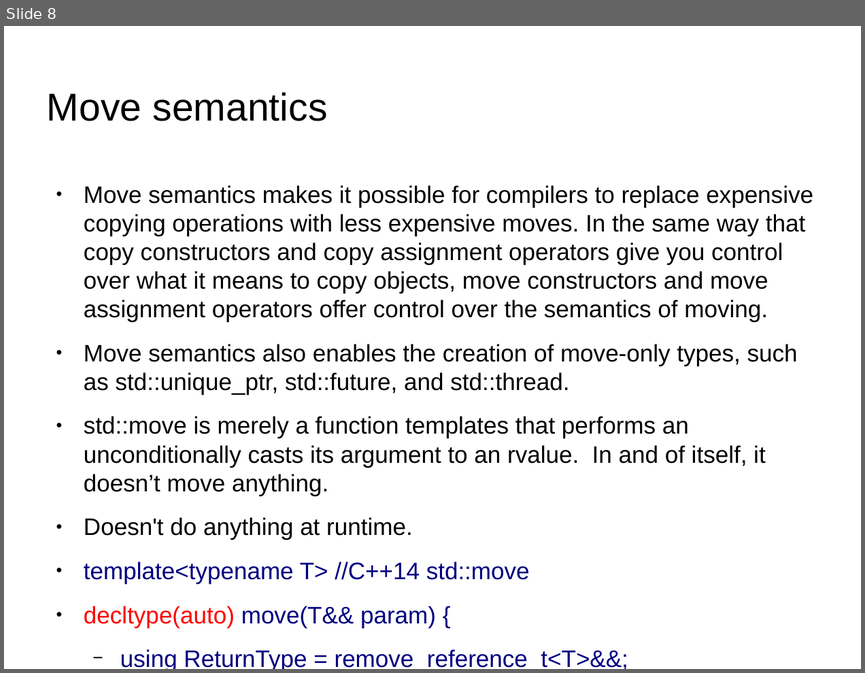
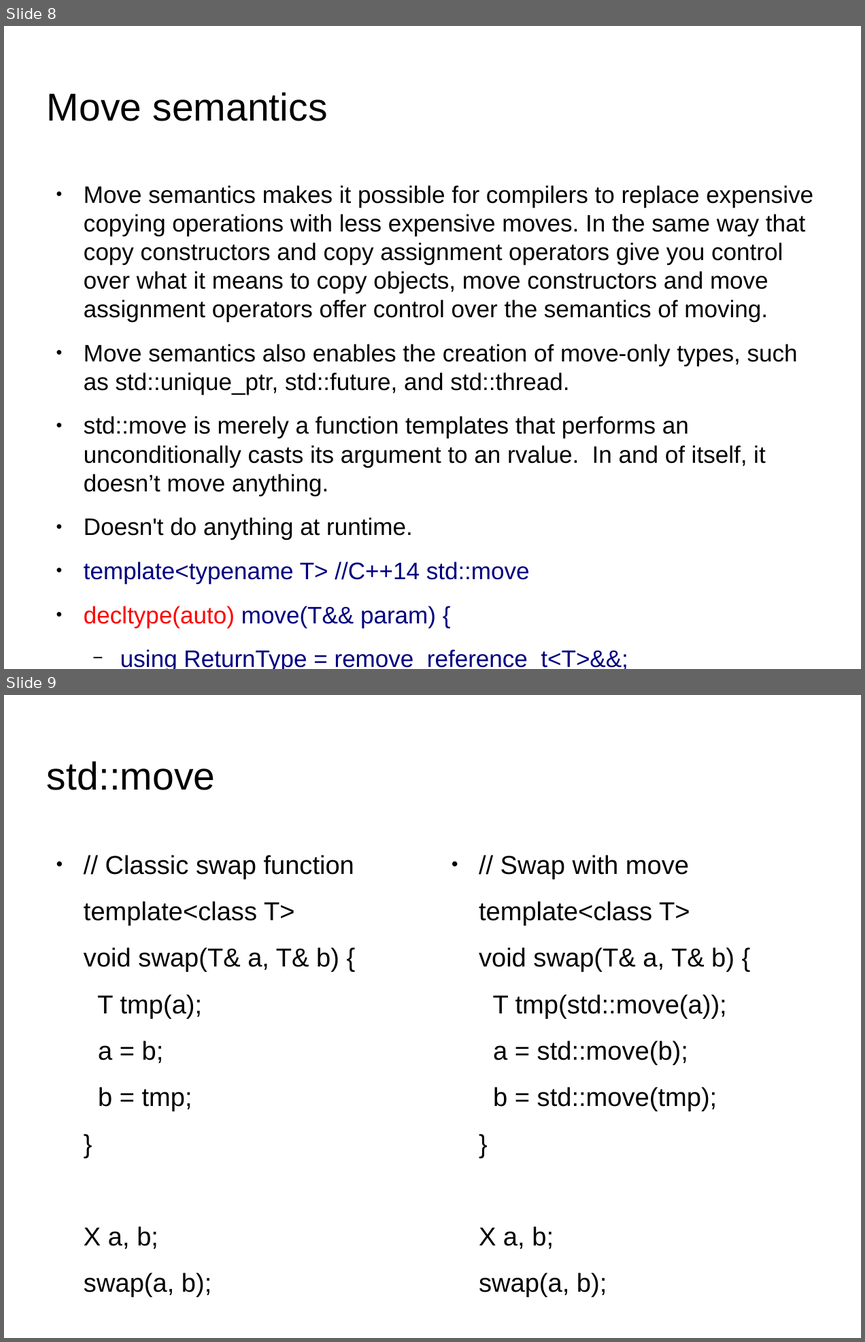
Before and after one commit to kks32/cpp-software-development, a slide deck: Ex16_Rvalue_Move_Semantics/Ex16_Rvalue_Move_Semantics.odp. Shown one above the other, each under a label of ours: slide 8 before the commit, slides 8 and 9 after it. The pictures are 865x673 and 865x1342 pixels, drawn with LibreOffice and Linux fonts; fonts in the diff are those of the drawing; background and template pictures are left out. Boxes give left, top, right and bottom in pixels: in the first picture for what was removed or moved away, otherwise in the second. Text is boxed around its words. In the diff, an @@ line names an element or a change of style, - is before the commit and + after.

```diff
--- a/Ex16_Rvalue_Move_Semantics/Ex16_Rvalue_Move_Semantics.odp
+++ b/Ex16_Rvalue_Move_Semantics/Ex16_Rvalue_Move_Semantics.odp
@@ slide 9 added at <box>4,695,861,1338</box>, background picture (left out) @@
@@ title added at <box>47,761,215,790</box>, 36 pt, text #000000 @@
+std::move
@@ text added at <box>84,855,354,1297</box>, 24.1 pt, text #000000 @@
+● // Classic swap function
+template<class T>
+void swap(T& a, T& b) {
+T tmp(a);
+a = b;
+b = tmp;
+}
+X a, b;
+swap(a, b);
@@ text added at <box>479,855,734,1297</box>, 24.1 pt, text #000000 @@
+● // Swap with move
+template<class T>
+void swap(T& a, T& b) {
+T tmp(std::move(a));
+a = std::move(b);
+b = std::move(tmp);
+}
+X a, b;
+swap(a, b);
```
Also in this commit, not shown: 8 other slides added, 1 slide removed, 2 other files.
